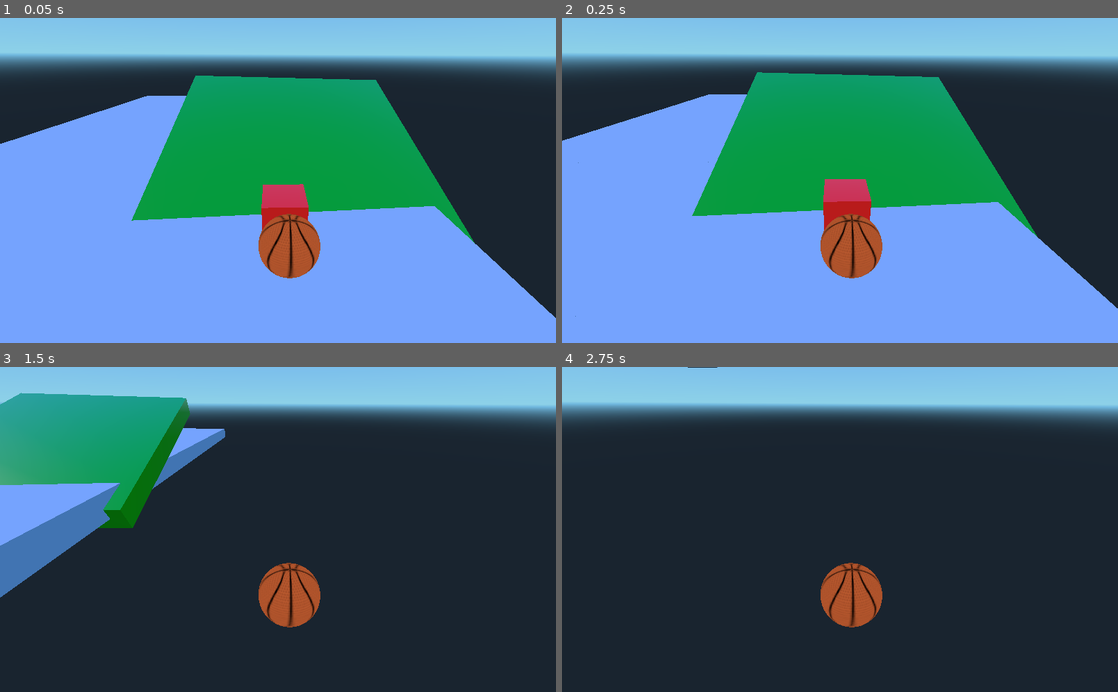
Above: before the commit, frames 1-4 (two rows, left to right).
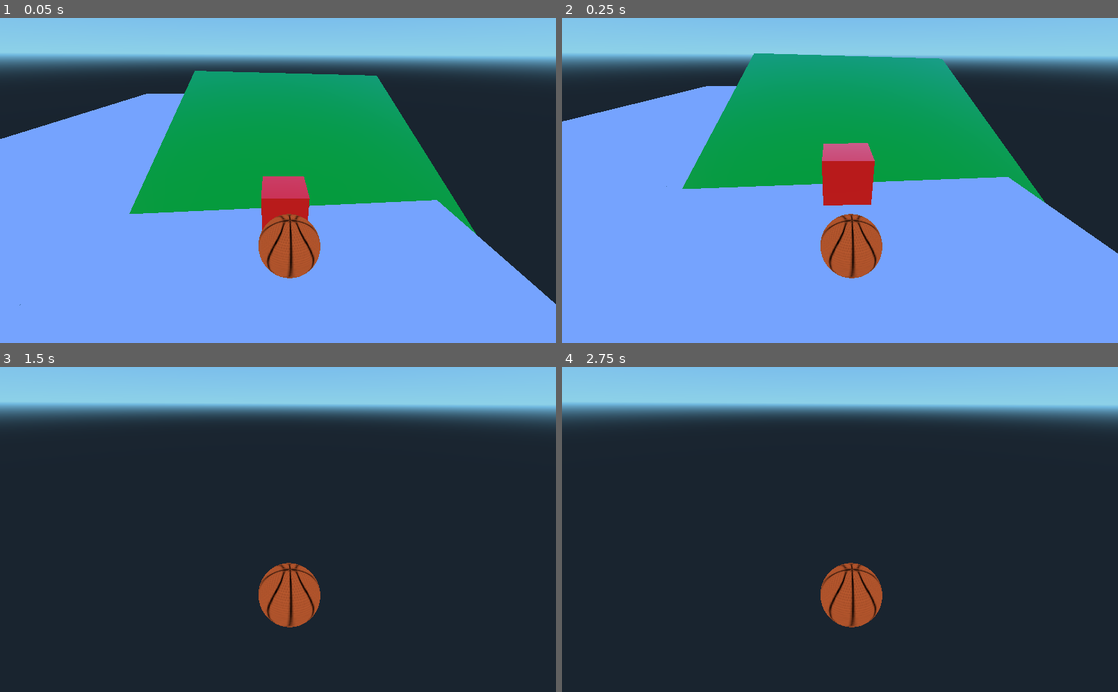
Above: after the commit, the same moments.

Repository: daylight-saving-time/Deruvon
Game: Godot game, scene res://PlayerMovement.tscn
Two runs of this game, one before a commit and one after it. Both use one fixed random seed, a clock stepped at 60 frames per second and the inputs below.
Inputs:
- Up to frame 1 (0.05 s): no input
- Up to frame 2 (0.25 s): no input
- Up to frame 3 (1.5 s): hold Right 0.53-1.28 s; tap Space at 0.77 s; hold Down from 1.28 s (still down)
- Up to frame 4 (2.75 s): tap Space at 1.52 s; release Down at 2.03 s; hold Right from 2.03 s (still down)

The runs differ from the first frame. In frame 1, 3.6% of the frame differs, in the area x 0-100%, y 16-93%; in frame 2, 14%; in frame 3, 15%, in the area x 0-41%, y 7-71%; in frame 4, less than 0.1%.

Commit message:
reworked horizontal movement. fixed slope movement bug.

Diff:
--- a/Player Movement Testing/KinematicPlayerMover.gd
+++ b/Player Movement Testing/KinematicPlayerMover.gd
@@ -9,14 +9,17 @@
 var right
 var jump
 var motion = Vector3()
+#var raycast
+#var normal
 
 # Movement Constants
-const gravity = -9.8
+const gravity = Vector3(0,-4.8,0)
 #const jump_deacceleration = 3
 
 func _ready():
 	# Called when the node is added to the scene for the first time.
 	# Initialization here
+	#raycast = get_node("CollisionShape/RayCast")
 	pass
 
 
@@ -61,14 +64,17 @@
 	if jump and is_on_floor():
 
 #		print("jump")
-		self.move_and_slide(Vector3(0,100,0),Vector3(0,1,0))
+#		motion = move_and_slide(motion-gravity,Vector3(0,1,0))
+		pass
 
 	# Gravity
-	motion.y += gravity * delta
+#	if !is_on_floor():
+		#motion += gravity * delta
 
-	motion = move_and_slide(motion,Vector3(0,1,0))
 
-#func _process(delta):
-#	# Called every frame. Delta is time since last frame.
-#	# Update game logic here.
-#	pass
+	motion = move_and_slide(motion+gravity,Vector3(0,1,0))
+
+func _process(delta):
+	# Called every frame. Delta is time since last frame.
+	# Update game logic here.
+	pass
--- a/Player Movement Testing/PlayerMovement.tscn
+++ b/Player Movement Testing/PlayerMovement.tscn
@@ -220,6 +220,7 @@
 
 [node name="Player" type="RigidBody" parent="." index="0"]
 
+editor/display_folded = true
 transform = Transform( 1, 0, 0, 0, 1, 0, 0, 0, 1, 0, 10.1153, 0 )
 input_ray_pickable = true
 input_capture_on_drag = false
@@ -293,6 +294,7 @@
 
 [node name="MeshInstance" type="MeshInstance" parent="Floor/CollisionShape" index="0"]
 
+transform = Transform( 1, 0, 0, 0, 1, 0, 0, 0, 1, 0, 0, 0 )
 layers = 1
 material_override = null
 cast_shadow = 1
@@ -505,16 +507,17 @@
 
 [node name="MeshInstance" type="MeshInstance" parent="Wall/CollisionShape" index="0"]
 
-layers = 1
-material_override = null
-cast_shadow = 1
-extra_cull_margin = 0.0
-use_in_baked_light = false
-lod_min_distance = 0.0
-lod_min_hysteresis = 0.0
-lod_max_distance = 0.0
-lod_max_hysteresis = 0.0
-mesh = SubResource( 7 )
+transform = Transform( 1, 0, -8.22183e-010, 1.49012e-008, 1, -4.1503e-008, -6.40284e-010, 8.2963e-010, 1, 0, 0, 0 )
+layers = 1
+material_override = null
+cast_shadow = 1
+extra_cull_margin = 0.0
+use_in_baked_light = false
+lod_min_distance = 0.0
+lod_min_hysteresis = 0.0
+lod_max_distance = 0.0
+lod_max_hysteresis = 0.0
+mesh = SubResource( 8 )
 skeleton = NodePath("..")
 material/0 = null
 _sections_unfolded = [ "Geometry", "Transform" ]
Not shown: 5 places in Player Movement Testing/PlayerMovement.tscn that only renumber resources
